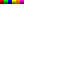
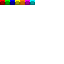
Layers edited between the first and the second w=64, h=64 image:
painted on "Layer" over (x1=0, y1=0, x2=35, y2=5)
